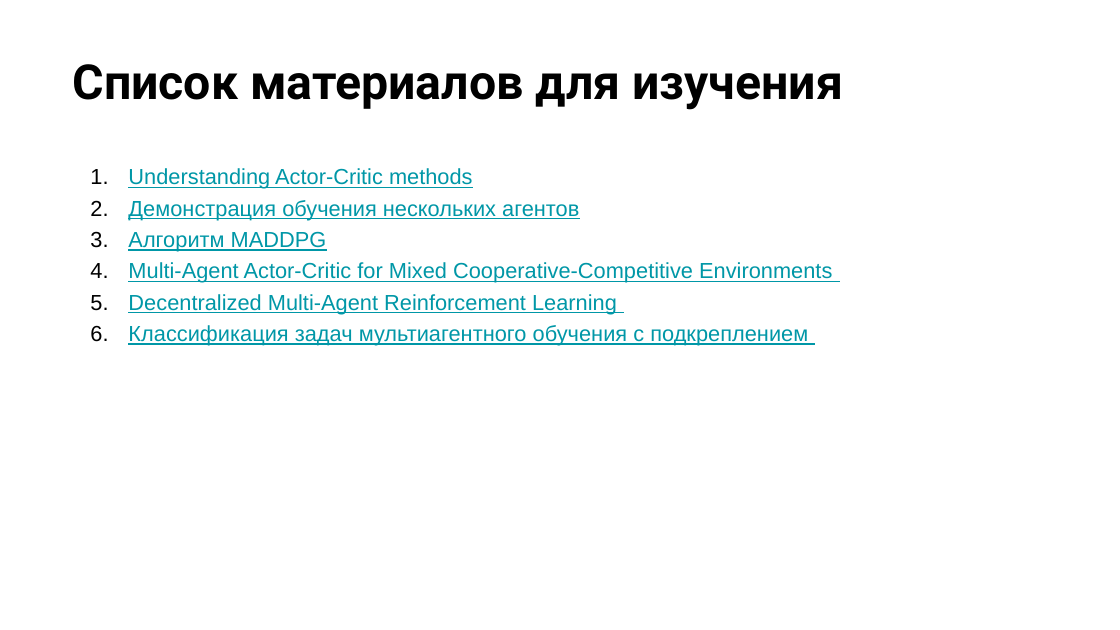
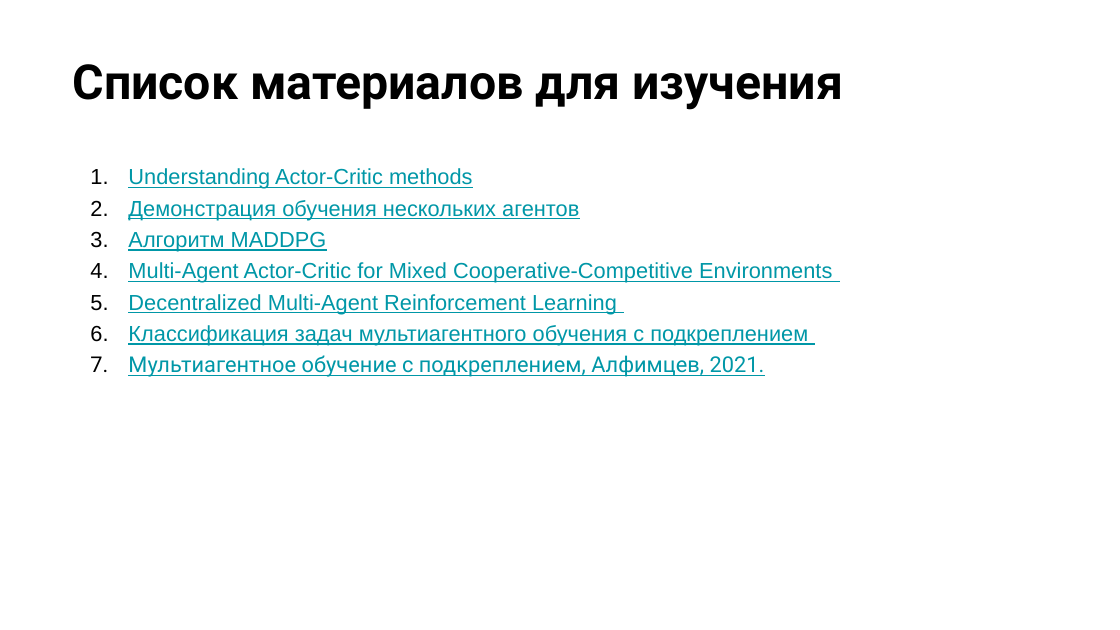
Before and after one commit to stureiko/Otus_lectures, a slide deck: slide 29 of RL/03 - Продвинутые темы Reinforcement Learning/03 - 02 Multiagent learning (MARL - DDPG)/MARL DDPG.pptx (slide 26 before the commit). Drawn at 1120x630 pixels with LibreOffice and Linux fonts; fonts in the diff are those of the drawing; background and template pictures are left out. Boxes give left, top, right and bottom in pixels: in the first picture for what was removed or moved away, otherwise in the second. Text is boxed around its words. In the diff, an @@ line names an element or a change of style, - is before the commit and + after.

```diff
--- a/RL/03 - Продвинутые темы Reinforcement Learning/03 - 02 Multiagent learning (MARL - DDPG)/MARL DDPG.pptx
+++ b/RL/03 - Продвинутые темы Reinforcement Learning/03 - 02 Multiagent learning (MARL - DDPG)/MARL DDPG.pptx
@@ text at [128,355,765,377]: paragraph added @@
+7. Мультиагентное обучение с подкреплением, Алфимцев, 2021.
```
Also in this commit, not shown: 10 other slides changed, 5 slides added, 3 slides removed, 1 other file.
